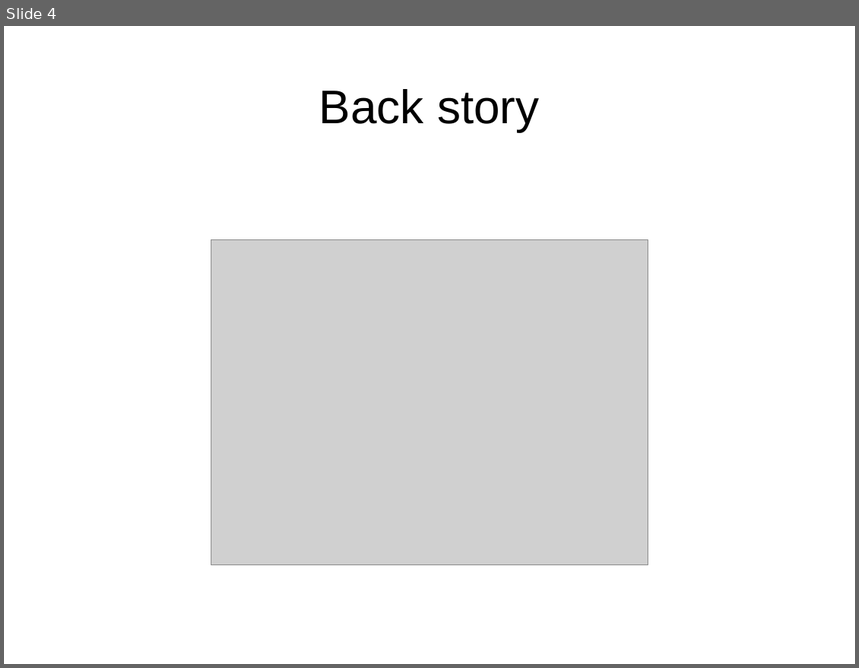
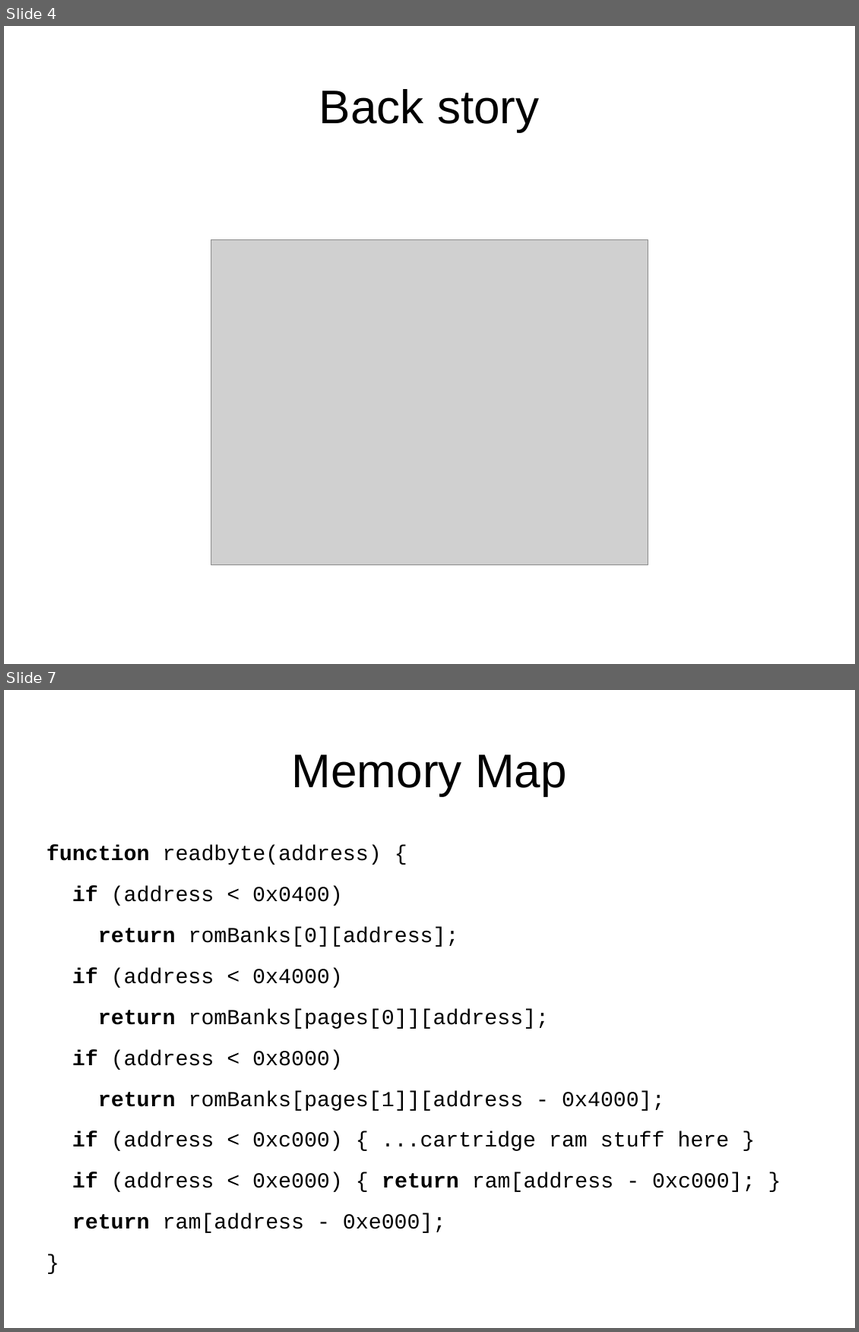
Before and after one commit to mattgodbolt/miracle-sms-emulator, a slide deck: emulating.odp. Shown one above the other, each under a label of ours: slide 4 before the commit, slides 4 and 7 after it; the slides between them are not shown. The pictures are 859x668 and 859x1332 pixels, drawn with LibreOffice and Linux fonts; fonts in the diff are those of the drawing; grey boxes stand for pictures. Boxes give left, top, right and bottom in pixels: in the first picture for what was removed or moved away, otherwise in the second. Text is boxed around its words. In the diff, an @@ line names an element or a change of style, - is before the commit and + after.

```diff
--- a/emulating.odp
+++ b/emulating.odp
@@ slide 7 added at <box>4,690,855,1328</box>, background #FFFFFF @@
@@ title added at <box>292,755,567,796</box>, 44 pt, text #000000 @@
+Memory Map
@@ text added at <box>47,845,756,1192</box>, 20 pt, text #000000 @@
+function readbyte(address) {
+if (address < 0x0400)
+return romBanks[0][address];
+if (address < 0x4000)
+return romBanks[pages[0]][address];
+if (address < 0x8000)
+return romBanks[pages[1]][address - 0x4000];
+if (address < 0xc000) { ...cartridge ram stuff here }
+if (address < 0xe000) { return ram[address - 0xc000]; }
+return ram[address - 0xe000];
+}
```
Also in this commit, not shown: 8 slides changed, 13 other slides added, 1 slide removed, 5 other files.
